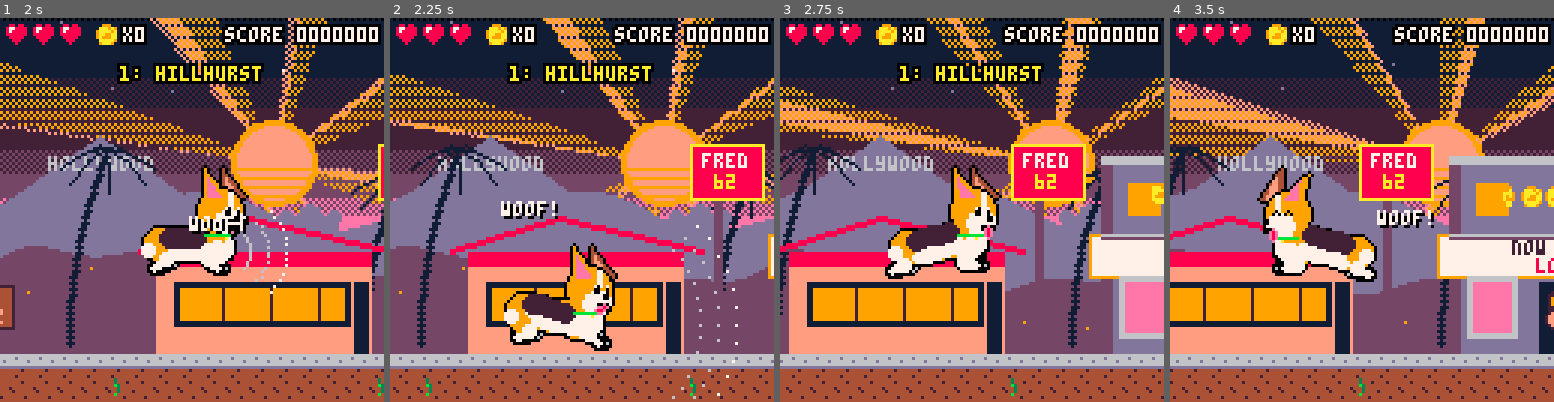
Above: before the commit, frames 1-4 (left to right).
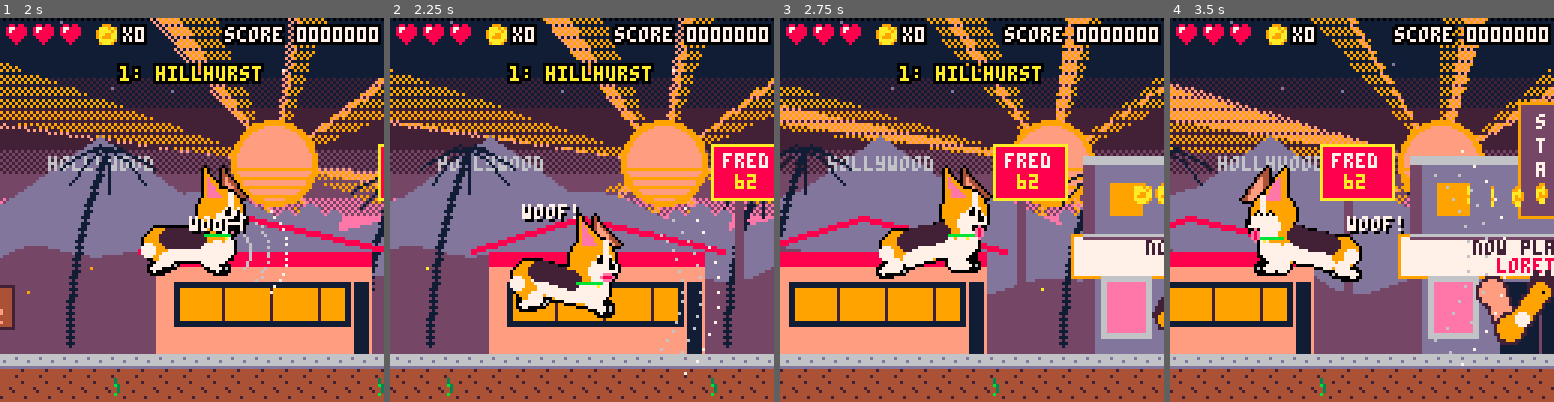
Above: after the commit, the same moments.

Repository: drachis/carts
Game: PICO-8 cartridge proj/loretta/loretta.p8
The game is run twice, just before and just after one commit, with the same random seed, the same clock (stepped at 60 frames per second) and the same inputs.
Inputs:
- Up to frame 1 (2 s): tap X (X key) at 0.33, 1.07, 1.85 s; tap O (Z key) at 0.7, 1.7 s; hold Right from 1.6 s (still down)
- Up to frame 2 (2.25 s): release Right at 2.1 s; tap O (Z key) at 2.1 s; hold Up from 2.15 s (still down)
- Up to frame 3 (2.75 s): release Up at 2.42 s; hold Right from 2.47 s (still down); tap O (Z key) at 2.5 s
- Up to frame 4 (3.5 s): tap O (Z key) at 2.9, 3.3 s; tap X (X key) at 2.97 s; release Right at 3.03 s; hold Left from 3.08 s (still down)

Frame 1 is identical in both runs. In frame 2, 22% of the frame differs, in the area x 0-100%, y 2-100%; in frame 3, 20%; in frame 4, 30%, in the area x 0-100%, y 0-100%.

Commit message:
loretta: she can no longer get stuck in a hedge: it holds her up from above, and she can always walk out
Co-Authored-By: Claude Opus 5.5 <noreply@anthropic.com>

Diff:
--- a/proj/loretta/loretta.lua
+++ b/proj/loretta/loretta.lua
@@ -25,7 +25,7 @@
   local x,y=hero.x+(dx!=0 and part or 0),hero.y+(dy!=0 and part or 0)
   if climb and area_has(x,y,hero_w,hero_h,0) and not area_has(x,y-1,hero_w,hero_h,0) then y-=1 end
   local feet=flr(y)+hero_h-1
-  if area_has(x,y,hero_w,hero_h,0) or dx!=0 and not hero.sliding and area_has(x,y,hero_w,hero_h,5) or dy>0 and hero.drop==0 and feet>flr(hero.y)+hero_h-1 and feet%8==0 and area_has(x,feet,hero_w,1,1) then
+  if area_has(x,y,hero_w,hero_h,0) or not hero.sliding and area_has(x,y,hero_w,hero_h,5) and not area_has(hero.x,hero.y,hero_w,hero_h,5) or dy>0 and hero.drop==0 and feet>flr(hero.y)+hero_h-1 and feet%8==0 and area_has(x,feet,hero_w,1,1) then
    if dx!=0 then hero.x=flr(hero.x) else hero.y=flr(hero.y) end
    return true
   end
--- a/proj/loretta/tests/test_neighbours.lua
+++ b/proj/loretta/tests/test_neighbours.lua
@@ -1,4 +1,4 @@
--- test_neighbours.lua : a neighbour's pats, treat and where they stand.
+-- test_neighbours.lua : a neighbour's pats, treat and where they stand; hedges.
 
 cases={
  {
@@ -31,4 +31,14 @@
   each=function() if result.neighbour.petting>0 then result.pats+=1 end end,
   check=function() return hearts==1 and result.pats>0,"hearts "..hearts..", pats "..result.pats end,
  },
+ {
+  name="a belly slide goes through a hedge wall",buttons={1,3},frames=70,
+  setup=function() arena(40) mset(12,10,14) mset(12,11,14) hero.vx=1.3 end,
+  check=function() mset(12,10,0) mset(12,11,0) return hero.x>100,"x "..hero.x end,
+ },
+ {
+  name="inside a hedge she can still walk out",buttons={1},frames=40,
+  setup=function() arena(88) mset(12,10,14) mset(12,11,14) end,
+  check=function() mset(12,10,0) mset(12,11,0) return hero.x>110,"x "..hero.x end,
+ },
 }
--- a/proj/loretta/tests/test_things.lua
+++ b/proj/loretta/tests/test_things.lua
@@ -49,11 +49,6 @@
   check=function() return coins==1 and #things==0,"coins "..coins end,
  },
  {
-  name="a belly slide goes through a hedge wall",buttons={1,3},frames=70,
-  setup=function() arena(40) mset(12,10,14) mset(12,11,14) hero.vx=1.3 end,
-  check=function() mset(12,10,0) mset(12,11,0) return hero.x>100,"x "..hero.x end,
- },
- {
   name="losing the last heart is a game over",buttons={},frames=90,
   setup=function() arena(40) hearts=1 hurt_loretta(hero,hero.x+20) end,
   check=function() _draw() dump_screen("over") return mode=="over","mode "..mode end,
--- a/proj/loretta/things.lua
+++ b/proj/loretta/things.lua
@@ -141,7 +141,6 @@
     puff(squirrel.x+6,squirrel.y,10,11)
    end
   end
-  if squirrel.y>140 then squirrel.gone=true end
   return
  end
  if abs(hero.x-squirrel.x)>squirrel_wake then return end
@@ -182,7 +181,7 @@
  local air=abs(sin(hop))
  local reach,mid_x,base=1.5+air*4,squirrel.x+6,squirrel.y+6
  local front_x,front_y,back_x,back_y=mid_x+dir*reach,base-air*height,mid_x-dir*reach,base-abs(sin(hop-dir*squirrel_lag))*height
- local x,y=back_x-dir*3,back_y
+ local x,y,mid_y=back_x-dir*3,back_y,(front_y+back_y)/2
  squirrel.links=links
  for i=1,6 do
   local link=links[i] or {}
@@ -199,11 +198,11 @@
  end
  for pass=0,1 do
   circfill(back_x,back_y,6-air-pass,2+pass*7)
-  circfill(mid_x,(front_y+back_y)/2,4-pass,2+pass*7)
+  circfill(mid_x,mid_y,4-pass,2+pass*7)
   circfill(front_x,front_y,5-air-pass,2+pass*7)
   circfill(head_x,head_y,4-pass,2+pass*7)
  end
- circfill(mid_x,(front_y+back_y)/2+1,2,7)
+ circfill(mid_x,mid_y+1,2,7)
  pset(head_x+dir,head_y,0)
 end
 
Not shown, changed: proj/loretta/notes/things.md
